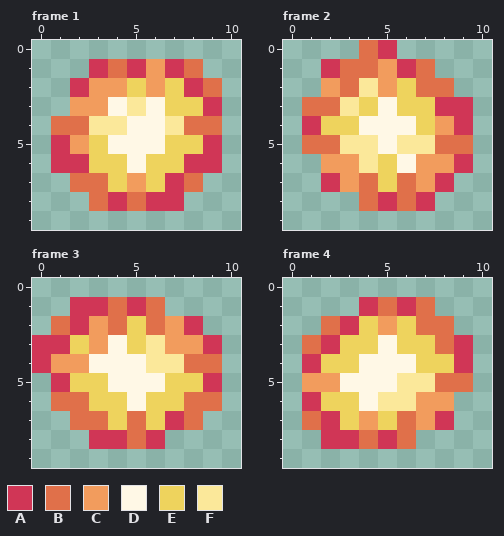
Pixel-art file -- Assets/Textures/Backgrounds/ScrollingObjects/Embers/plasma_1.aseprite. That is the earlier state.
11x10 pixels, 4 frames. Shown: frame 1, frame 2, frame 3, frame 4.
Palette (. is transparent): A #d03656  B #e0704a  C #f29c5d  D #fff8e6  E #eed35d  F #fbe89a
The same view after the edit:
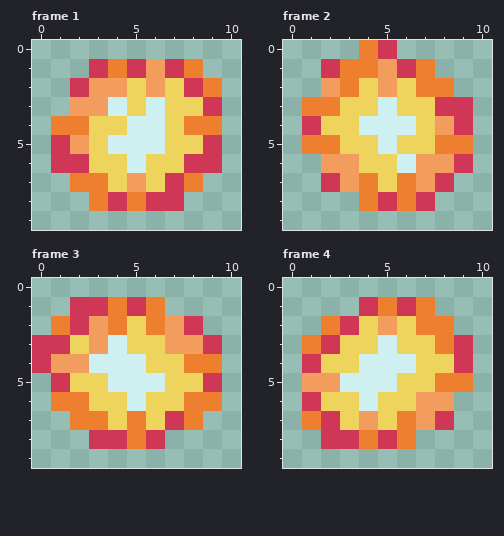
The exact change:
@@ palette @@
-B #e0704a
+B #ee7f2f
-D #fff8e6
+D #cef0f1
--- frame 1
@@ x 0..10 @@
  2 ..ACCECEAB.
- 3 ..CCDFDEEA.
- 4 .BBFFDDFBB.
+ 3 ..CCDEDEEA.
+ 4 .BBEEDDEBB.
  5 .ACEDDDEEA.
--- frame 2
@@ x 0..10 @@
  1 ..ABBCAB...
- 2 ..CBFCEBB..
- 3 .BBFEDEEAA.
+ 2 ..CBECEBB..
+ 3 .BBEEDEEAA.
  4 .AEEDDDECA.
- 5 .BBFFDFFBB.
- 6 ..CCFEDCCA.
+ 5 .BBEEDEEBB.
+ 6 ..CCEEDCCA.
  7 ..ACBEBCA..
--- frame 3
@@ x 4..9 @@
  2 BEBCA.
- 3 DEFCCA
- 4 DDFFBB
+ 3 DEECCA
+ 4 DDEEBB
  5 DDDEEA
--- frame 4
@@ x 3..9 @@
  4 EDDDEEA
- 5 DDDFFBB
- 6 EDFFCC.
+ 5 DDDEEBB
+ 6 EDEECC.
  7 ECEBCA.
